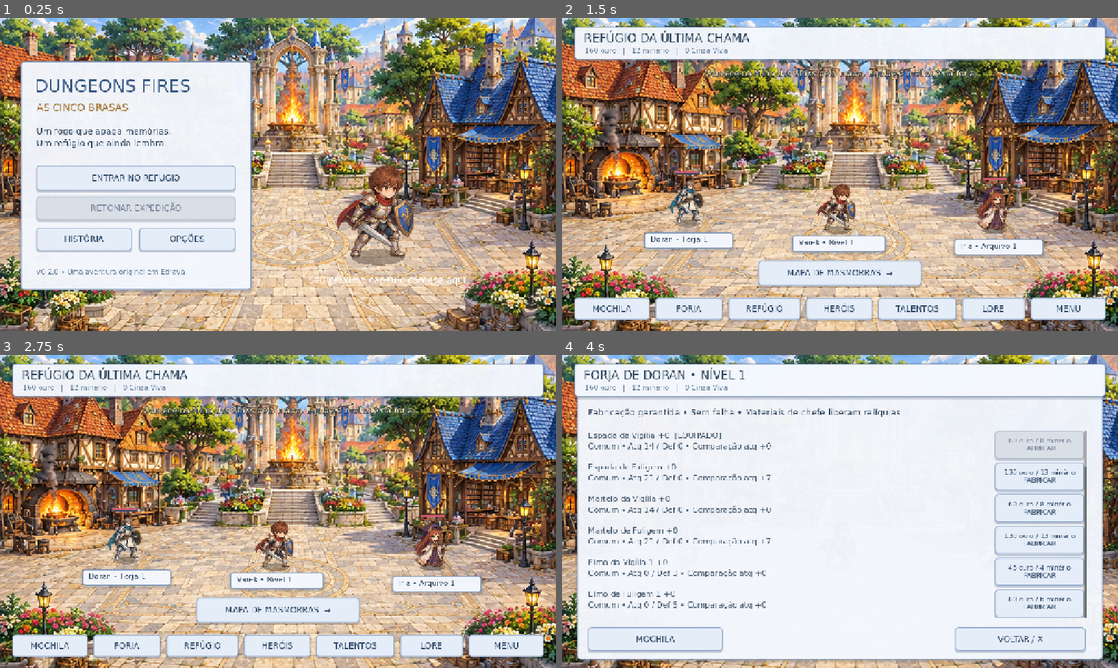
Above: before the commit, frames 1-4 (two rows, left to right).
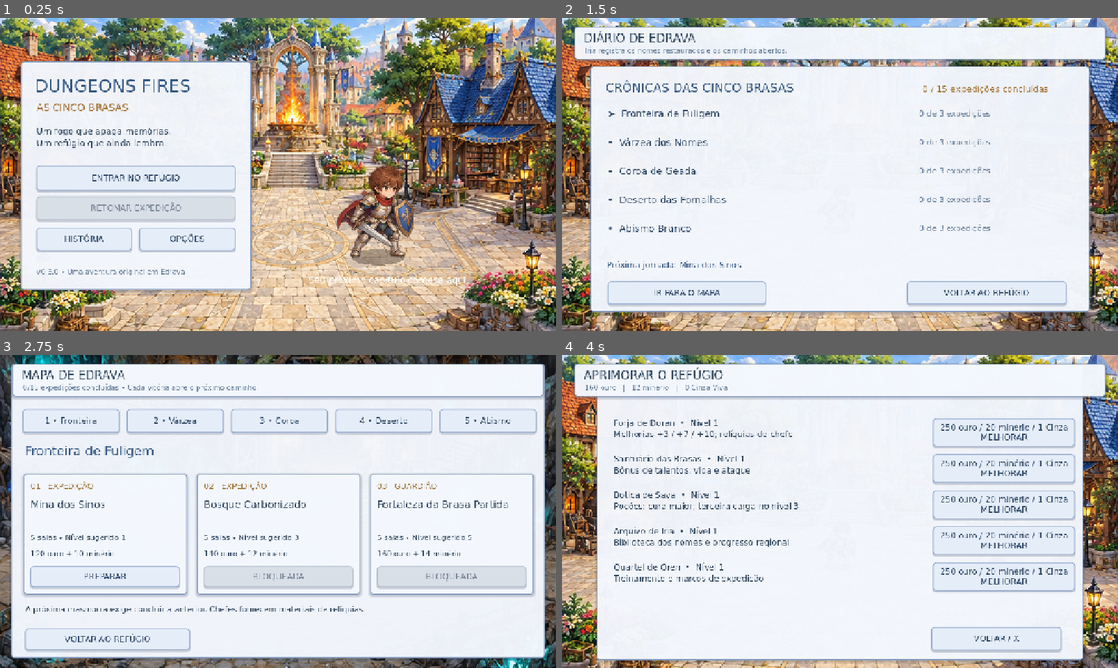
Above: after the commit, the same moments.

Repository: sergiomrge-tech/Dungeons-fire
Game: Godot game, scene res://scenes/main.tscn
Same seed, same stepped clock (60 frames per second), same inputs: the game is played once before the commit and once after it. Sound files missing from this copy of the repository are replaced by a short silence.
Inputs (mouse positions are in pixels of both pictures, inside the frame that each line leads up to):
- Up to frame 1 (0.25 s): no input
- Up to frame 2 (1.5 s): click "ENTRAR NO REFÚGIO" at 0.5 s; click (1056, 80) at 1.25 s, where only the run after the commit has a clickable "DIÁRIO DE EDRAVA"
- Up to frame 3 (2.75 s): click (122, 630) at 2 s, where only the run after the commit has a clickable "IR PARA O MAPA"
- Up to frame 4 (4 s): click (689, 646) at 2.75 s, where only the run before the commit has a clickable "FORJA"; click (762, 646) at 3.5 s, where only the run after the commit has a clickable "REFÚGIO"

The runs differ from the first frame. In frame 1, less than 0.1% of the frame differs, in the area x 8-10%, y 80-82%; in frame 2, 68%; in frame 3, 83%, in the area x 0-100%, y 0-100%; in frame 4, 17%.

Commit message:
feat: add campaign journal and living-hub NPC progression

Diff:
--- a/scripts/game.gd
+++ b/scripts/game.gd
@@ -139,7 +139,7 @@
 	button("RETOMAR EXPEDIÇÃO",Vector2(84,410),Vector2(458,55),resume_run,progress.d.run.is_empty())
 	button("HISTÓRIA",Vector2(84,482),Vector2(220,53),func():show_lore(false))
 	button("OPÇÕES",Vector2(320,482),Vector2(222,53),func():previous_screen="menu";show_settings())
-	label("v0.2.0 • Uma aventura original em Edrava",Vector2(84,575),Vector2(450,28),16,Color("617a96"))
+	label("v0.3.0 • Uma aventura original em Edrava",Vector2(84,575),Vector2(450,28),16,Color("617a96"))
 	var hero=spawn_actor(progress.d.hero,Vector2(870,550),true,180,28);hero.size_scale=2.7
 	label("Seu próximo capítulo começa aqui.",Vector2(710,590),Vector2(500,35),21,Color("ffffff"))
 
@@ -164,10 +164,13 @@
 	spawn_actor(progress.d.hero,Vector2(635,488),true,progress.hero_stats().hp,progress.hero_stats().attack)
 	spawn_actor("knight",Vector2(289,473),false,100,0)
 	spawn_actor("maela",Vector2(997,488),false,100,0)
+	if progress.d.cleared.size() >= 3:
+		spawn_actor("neris",Vector2(1138,493),false,100,0)
 	panel(Vector2(190,493),Vector2(204,38));label("Doran • Forja %d"%progress.d.hub.forge,Vector2(204,499),Vector2(190,28),17)
 	panel(Vector2(903,508),Vector2(205,38));label("Iria • Arquivo %d"%progress.d.hub.archive,Vector2(917,514),Vector2(190,28),17)
 	panel(Vector2(530,500),Vector2(215,38));label("%s • Nível %d"%[progress.d.hero.capitalize(),progress.hero_stats().level],Vector2(545,506),Vector2(190,28),17)
 	button("MAPA DE MASMORRAS  →",Vector2(452,558),Vector2(376,58),func():show_map(progress.stage()))
+	button("DIÁRIO DE EDRAVA",Vector2(1038,121),Vector2(211,49),show_journal)
 	button("MOCHILA",Vector2(28,643),Vector2(174,52),func():previous_screen="hub";show_inventory())
 	button("FORJA",Vector2(215,643),Vector2(155,52),show_forge)
 	button("REFÚGIO",Vector2(383,643),Vector2(166,52),show_buildings)
@@ -180,9 +183,32 @@
 		progress.d.tutorial=true;progress.save()
 		toast("Comece na Mina dos Sinos pelo mapa. Equipe e melhore na forja.",7)
 
+func show_journal() -> void:
+	clear_ui();screen="journal";world.change_theme(5)
+	panel(Vector2(65,111),Vector2(1150,565))
+	title("DIÁRIO DE EDRAVA","Iria registra os nomes restaurados e os caminhos abertos.")
+	var completed: int = progress.d.cleared.size()
+	var next_index: int = progress.unlocked()
+	label("CRÔNICAS DAS CINCO BRASAS",Vector2(100,144),Vector2(800,42),28,Color("355882"))
+	label("%d / 15 expedições concluídas"%completed,Vector2(830,151),Vector2(330,34),20,Color("a47436"))
+	for chapter in range(5):
+		var total: int = 0
+		for idx in range(chapter*3,chapter*3+3):
+			if progress.d.cleared.has(idx): total += 1
+		var y: float = 207.0 + chapter*66.0
+		var is_next: bool = (next_index / 3) == chapter and not progress.d.cleared.has(14)
+		var region_title: String = str(db.regions[chapter])
+		var status: String = "BRASA RECUPERADA" if total==3 else ("%d de 3 expedições" % total)
+		label(("✦  " if total==3 else ("➤  " if is_next else "•  "))+region_title,Vector2(105,y),Vector2(670,31),22,Color("a47436") if total==3 else Color("304968"))
+		label(status,Vector2(822,y+2),Vector2(330,29),18,Color("547f5e") if total==3 else Color("617a96"))
+	var destination: String = "Os cinco guardiões libertados. O Refúgio floresce." if progress.d.cleared.has(14) else ("Próxima jornada: "+str(db.dungeons[next_index].name))
+	label(destination,Vector2(103,557),Vector2(1050,38),19,Color("355882"))
+	button("IR PARA O MAPA",Vector2(105,606),Vector2(365,53),func():show_map(progress.stage()))
+	button("VOLTAR AO REFÚGIO",Vector2(794,606),Vector2(368,53),show_hub)
+
 func show_map(region: int = 0) -> void:
 	clear_ui();screen="map";current_map_region=clampi(region,0,4);world.change_theme(current_map_region)
-	panel(Vector2(25,20),Vector2(1230,677));title("MAPA DE EDRAVA","Escolha uma região e uma expedição. Cada vitória abre o próximo caminho.")
+	panel(Vector2(25,20),Vector2(1230,677));title("MAPA DE EDRAVA","%d/15 expedições concluídas • Cada vitória abre o próximo caminho."%progress.d.cleared.size())
 	for r in range(5):
 		button("%d • %s" %[r+1,db.regions[r].split(" ")[0]],Vector2(52+r*240,124),Vector2(223,55),func():show_map(r),false)
 	label(db.regions[current_map_region],Vector2(57,204),Vector2(1100,40),29,Color("355882"))
